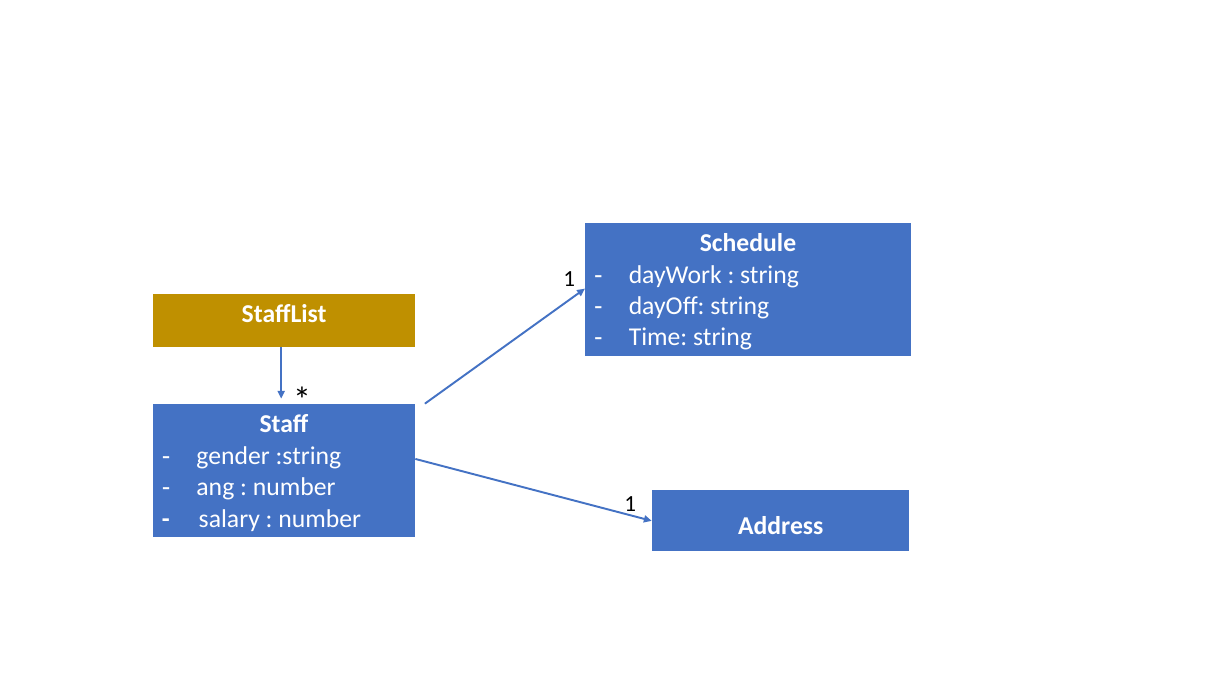
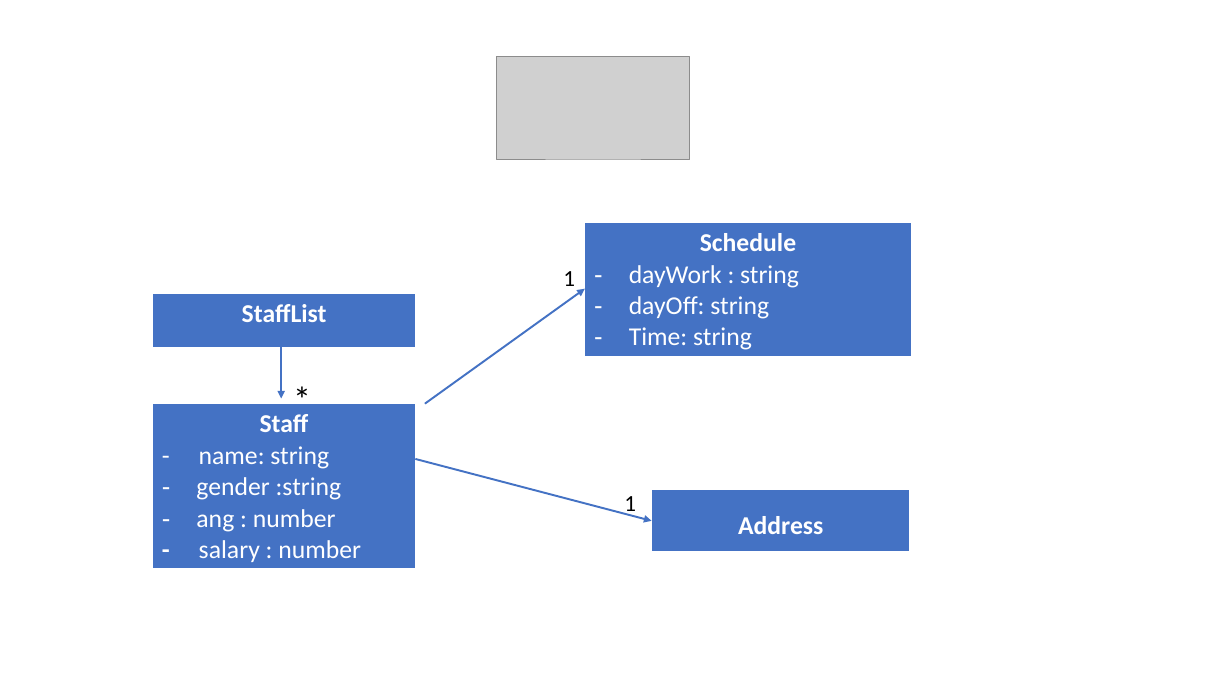
Before and after one commit to sophyseuy/OOP-PROJECT, a slide deck: slide 3 of Presentation1.pptx (slide 2 before the commit). Drawn at 1232x693 pixels with LibreOffice and Linux fonts; fonts in the diff are those of the drawing; grey boxes stand for pictures. Boxes give left, top, right and bottom in pixels: in the first picture for what was removed or moved away, otherwise in the second. Text is boxed around its words. In the diff, an @@ line names an element or a change of style, - is before the commit and + after.

```diff
--- a/Presentation1.pptx
+++ b/Presentation1.pptx
@@ picture added at (497, 56, 689, 159) @@
@@ table at (152, 293, 416, 348) @@
@@ fill #BF9000 to #4472C4 in row 1, column 1 @@
@@ table at (152, 404, 415, 567) @@
-row 1, column 1: Staff / gender :string / ang : number / - salary : number
+row 1, column 1: Staff / - name: string / gender :string / ang : number / - salary : number
```
Also in this commit, not shown: 4 other slides changed, 9 other files.
